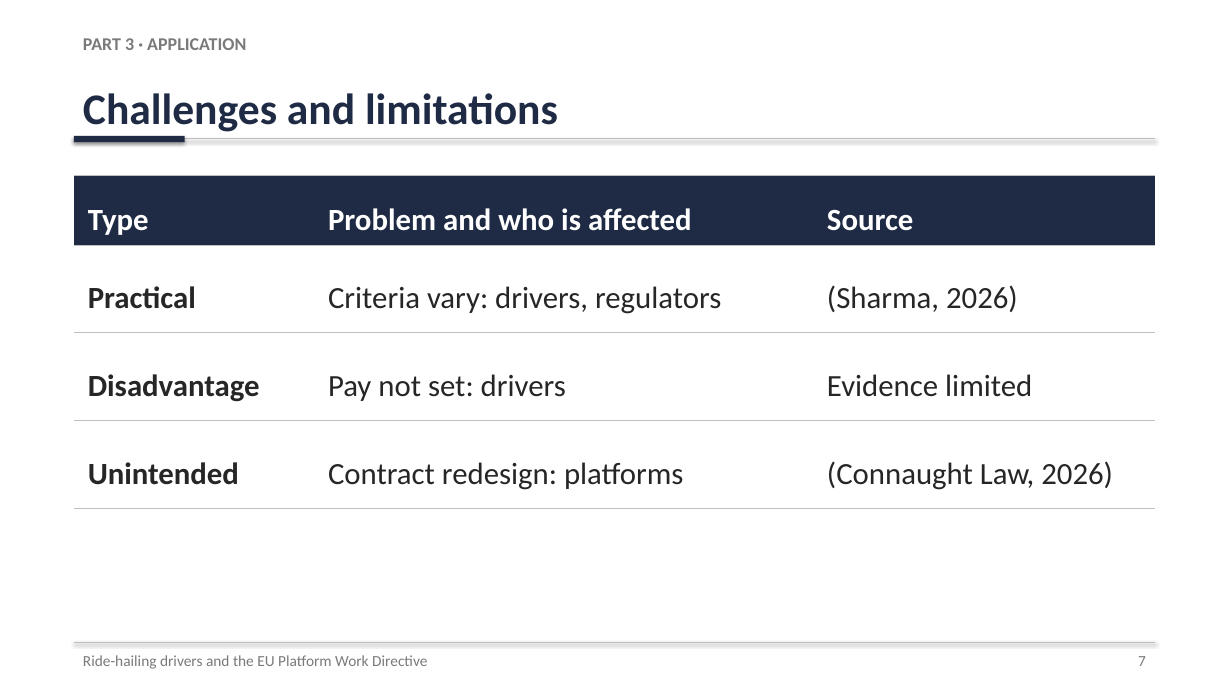
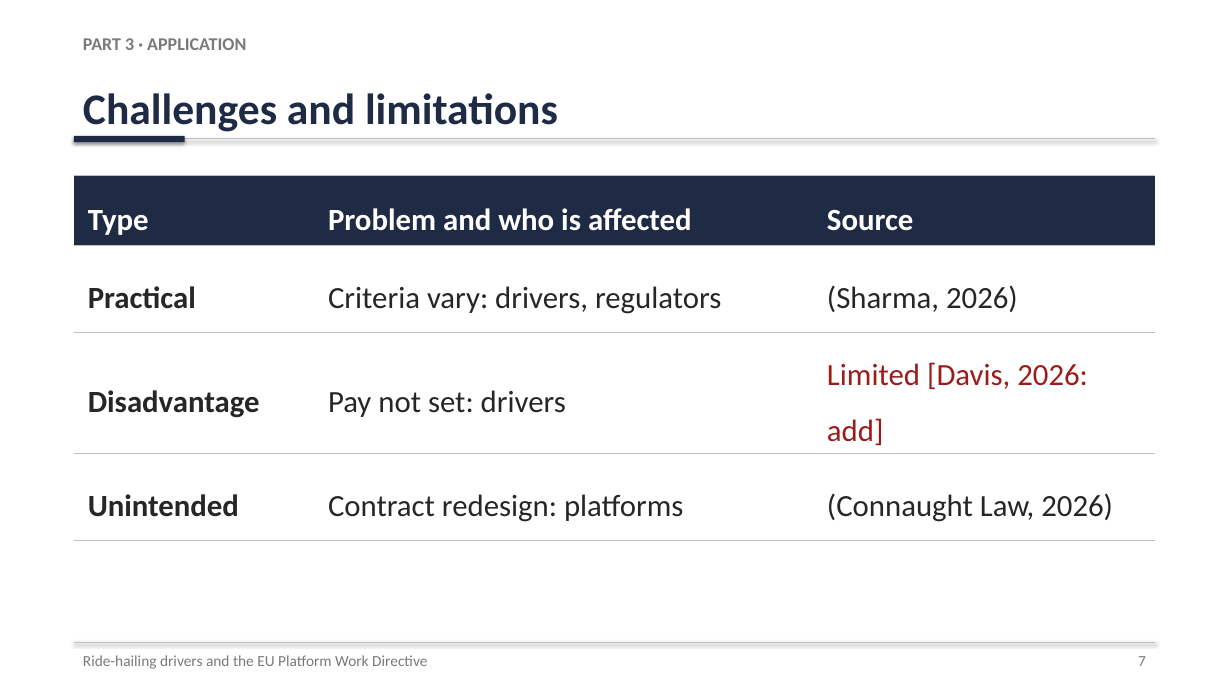
Before and after one commit to karanrg22-svg/skill, a slide deck: slide 7 of Ride-Hailing_Presentation.pptx. Drawn at 1232x693 pixels with LibreOffice and Linux fonts; fonts in the diff are those of the drawing. Boxes give left, top, right and bottom in pixels: in the first picture for what was removed or moved away, otherwise in the second. Text is boxed around its words. In the diff, an @@ line names an element or a change of style, - is before the commit and + after.

```diff
--- a/Ride-Hailing_Presentation.pptx
+++ b/Ride-Hailing_Presentation.pptx
@@ table at [74, 176, 1155, 526] @@
-row 3, column 3: Evidence limited
+row 3, column 3: Limited [Davis, 2026: add]
```
Also in this commit, not shown: 5 other slides changed.
